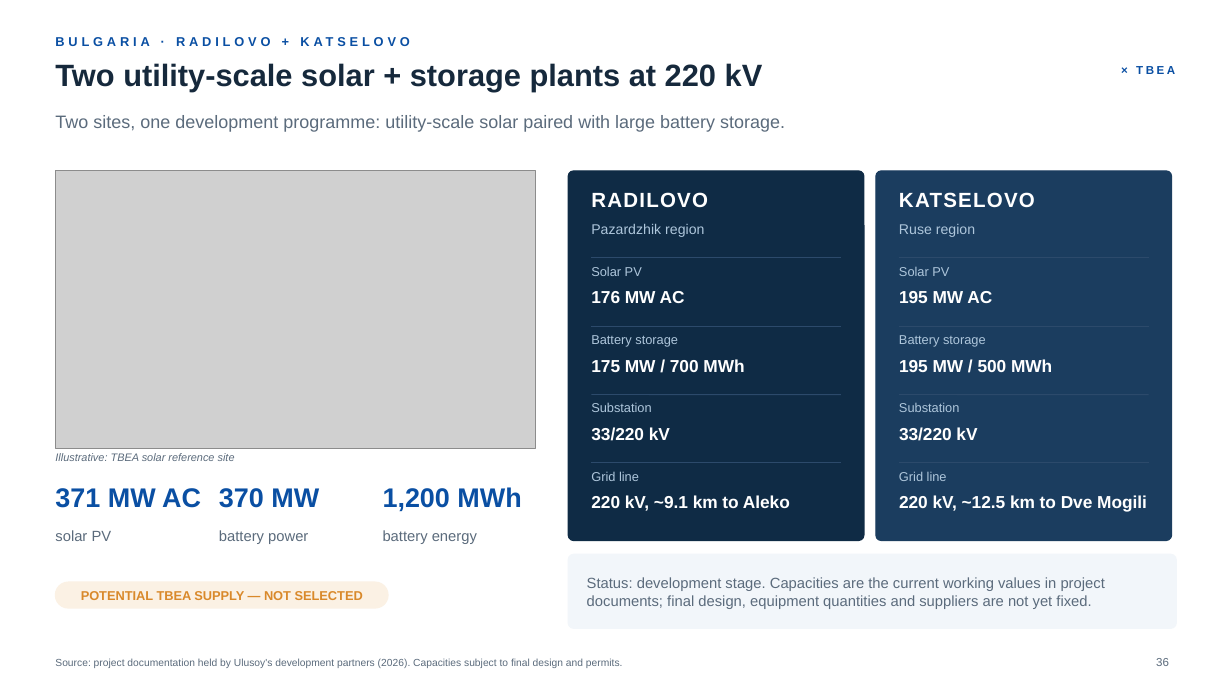
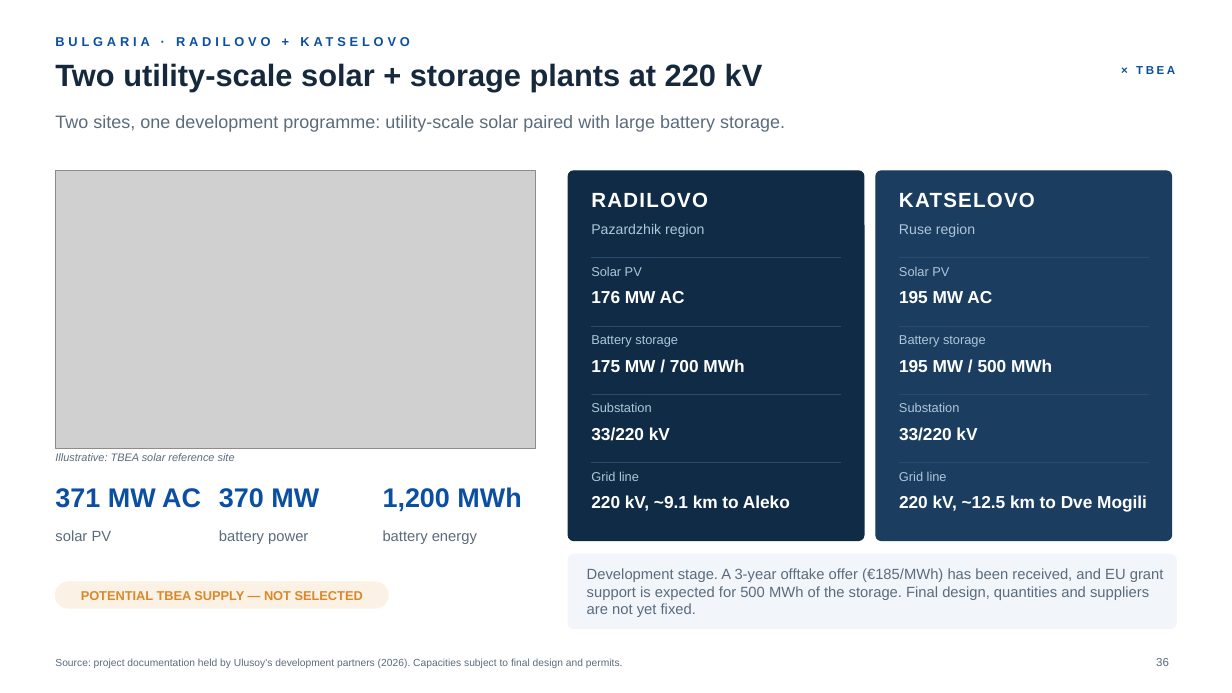
Before and after one commit to taimoorRazi/MultiTransformer, a slide deck: slide 36 of TBEA_HQ_Partnership_v2/Ulusoy - TBEA Partnership.pptx. Drawn at 1232x693 pixels with LibreOffice and Linux fonts; fonts in the diff are those of the drawing; grey boxes stand for pictures; background and template pictures are left out. Boxes give left, top, right and bottom in pixels: in the first picture for what was removed or moved away, otherwise in the second. Text is boxed around its words. In the diff, an @@ line names an element or a change of style, - is before the commit and + after.

```diff
--- a/TBEA_HQ_Partnership_v2/Ulusoy - TBEA Partnership.pptx
+++ b/TBEA_HQ_Partnership_v2/Ulusoy - TBEA Partnership.pptx
@@ text at [587,568,1164,617]: text changed @@
-Status: development stage. Capacities are the current working values in project documents; final design, equipment quantities and suppliers are not yet fixed.
+Development stage. A 3-year offtake offer (€185/MWh) has been received, and EU grant support is expected for 500 MWh of the storage. Final design, quantities and suppliers are not yet fixed.
```
Also in this commit, not shown: 2 other slides changed, 15 other files.
